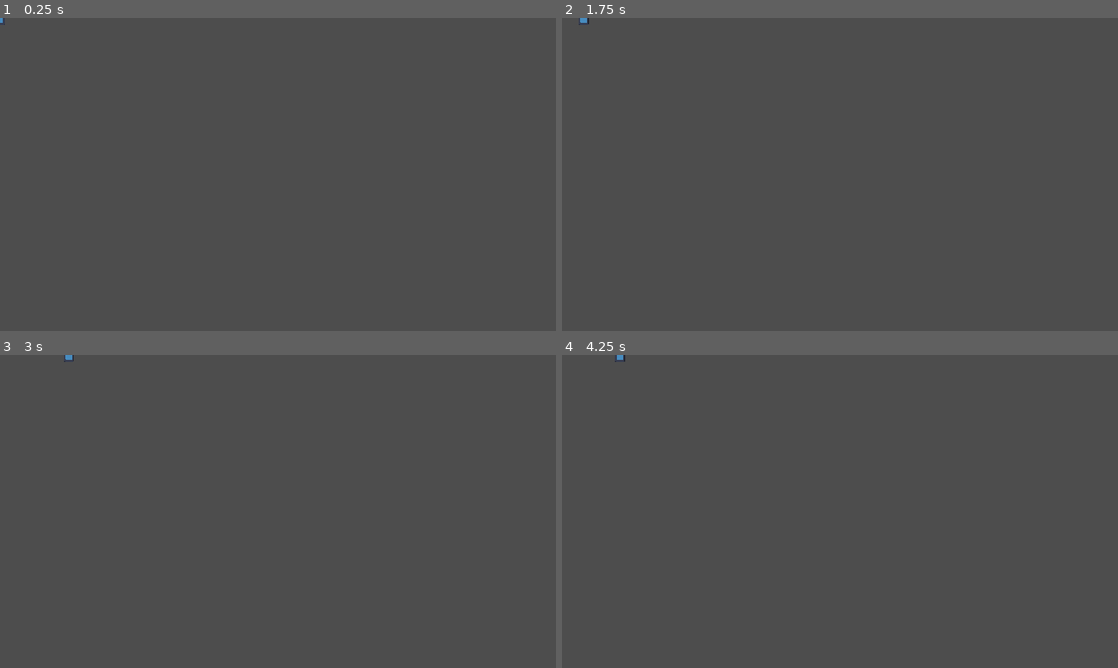
Above: before the commit, frames 1-4 (two rows, left to right).
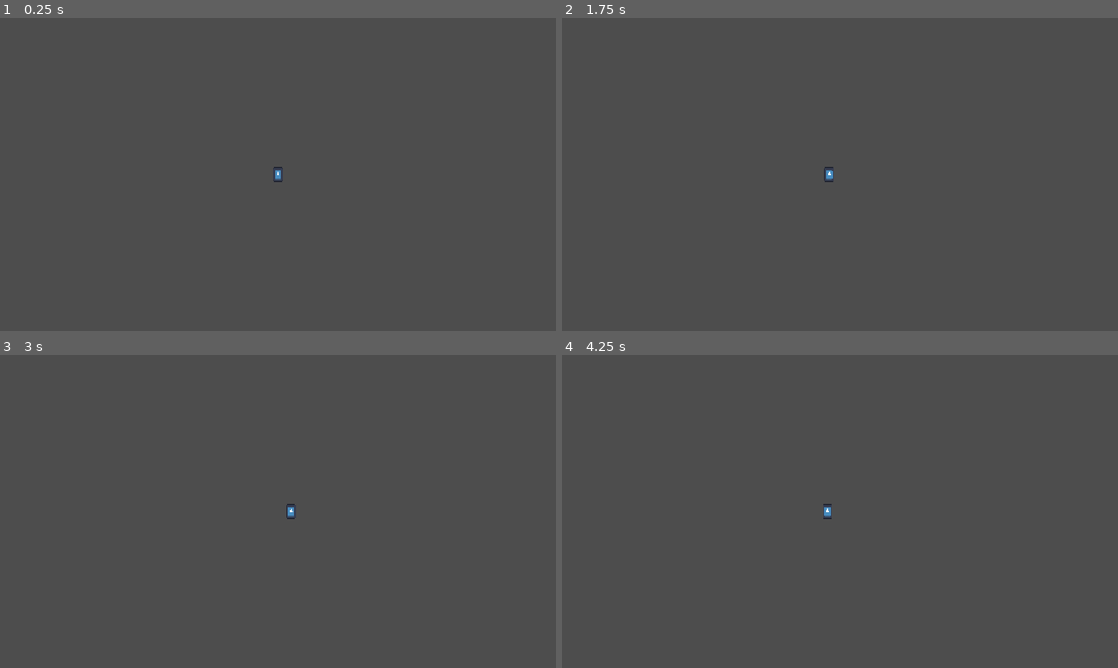
Above: after the commit, the same moments.

Repository: OwdinDev/RushBound
Game: Godot game, scene res://Scenes/Player/player.tscn
Same seed, same stepped clock (60 frames per second), same inputs: the game is played once before the commit and once after it. The project has no main scene, so this scene is started directly. The engine's default icon, where the game draws it, is replaced by a stand-in: a white triangle on a blue panel in a dark square.
Inputs:
- Up to frame 1 (0.25 s): no input
- Up to frame 2 (1.75 s): tap Enter at 0.5 s; hold D (Right) 0.53-1.28 s; hold A (Left) from 1.28 s (still down)
- Up to frame 3 (3 s): tap Space at 2 s; release A (Left) at 2.03 s; hold D (Right) from 2.03 s (still down); tap Enter at 2.75 s
- Up to frame 4 (4.25 s): tap Space at 3.5 s; release D (Right) at 3.53 s; hold A (Left) from 3.53 s (still down)

The runs differ from the first frame. In frame 1, less than 0.1% of the frame differs, in the area x 0-51%, y 0-53%; in frame 2, less than 0.1%, in the area x 3-49%, y 0-53%; in frame 3, less than 0.1%; in frame 4, less than 0.1%.

Commit message:
Added Player Camera

Diff:
--- a/rush-bound/Scenes/Player/player.tscn
+++ b/rush-bound/Scenes/Player/player.tscn
@@ -14,3 +14,6 @@
 
 [node name="CollisionShape2D" type="CollisionShape2D" parent="." unique_id=213527492]
 shape = SubResource("CapsuleShape2D_b2vd7")
+
+[node name="Camera2D" type="Camera2D" parent="." unique_id=1056848617]
+position_smoothing_enabled = true
